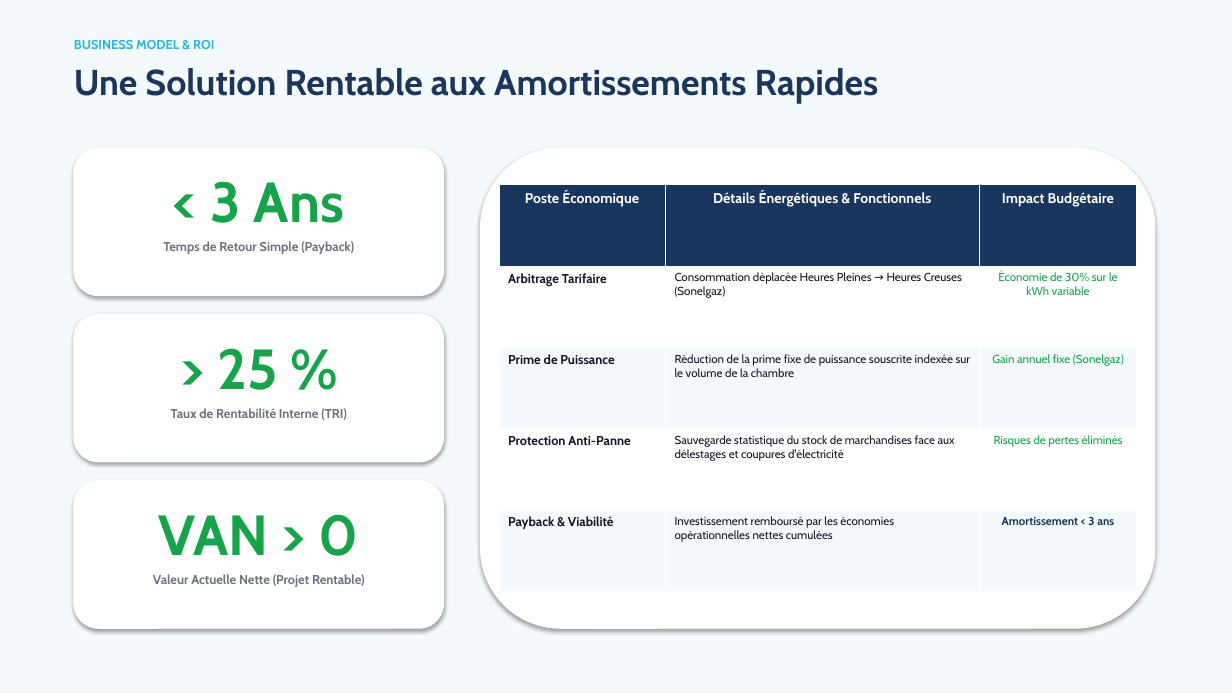
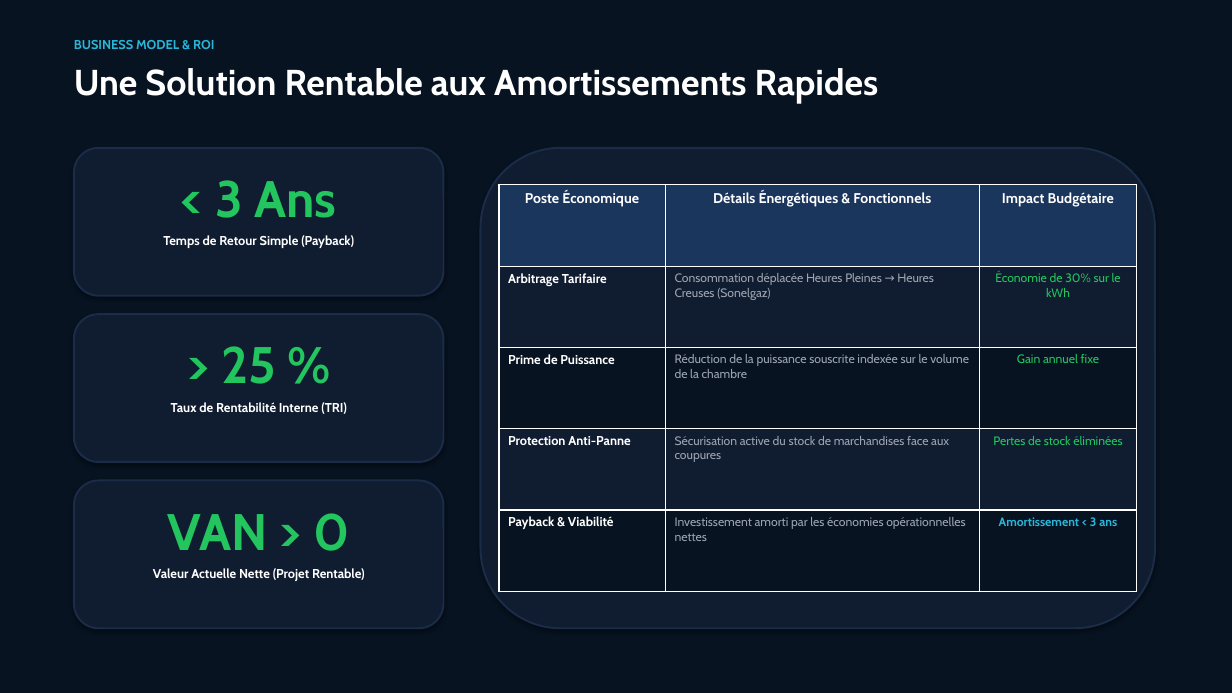
Before and after one commit to Islem-dev31/mcp-tes-simulator, a slide deck: slide 7 of kryodrop_pitch_deck.pptx. Drawn at 1232x693 pixels with LibreOffice and Linux fonts; fonts in the diff are those of the drawing. Boxes give left, top, right and bottom in pixels: in the first picture for what was removed or moved away, otherwise in the second. Text is boxed around its words. In the diff, an @@ line names an element or a change of style, - is before the commit and + after.

```diff
--- a/kryodrop_pitch_deck.pptx
+++ b/kryodrop_pitch_deck.pptx
@@ background #F4FAFC to #071321 @@
@@ text "Une Solution Rentable aux Amortissements ..." at [74,68,878,104]: text colour #1B365D to #FFFFFF @@
@@ fill #FFFFFF to #101C30; outline #FFFFFF 0.75 pt to #1B2C49 1.5 pt in 4 elements at [74,148,444,296], [74,314,444,462], [74,481,444,628], [481,148,1155,628] @@
@@ text "< 3 Ans" at [163,180,354,248]: size 44 to 40 pt, text colour #16A34A to #22C55E in "< 3 Ans"; text colour #6B7280 to #FFFFFF in "Temps de Retour Simple (Payback)" @@
@@ table at [499,185,1137,592] @@
-row 2, column 3: Économie de 30% sur le kWh variable
+row 2, column 3: Économie de 30% sur le kWh
-row 3, column 2: Réduction de la prime fixe de puissance souscrite indexée sur le volume de la chambre
+row 3, column 2: Réduction de la puissance souscrite indexée sur le volume de la chambre
-row 3, column 3: Gain annuel fixe (Sonelgaz)
+row 3, column 3: Gain annuel fixe
-row 4, column 2: Sauvegarde statistique du stock de marchandises face aux délestages et coupures d'électricité
+row 4, column 2: Sécurisation active du stock de marchandises face aux coupures
-row 4, column 3: Risques de pertes éliminés
+row 4, column 3: Pertes de stock éliminées
-row 5, column 2: Investissement remboursé par les économies opérationnelles nettes cumulées
+row 5, column 2: Investissement amorti par les économies opérationnelles nettes
@@ fill #FFFFFF to #101C30 in 6 cells @@
@@ fill #F4FAFC to #071321 in 6 cells @@
@@ text colour #111827 to #FFFFFF in "Arbitrage Tarifaire", "Prime de Puissance", "Protection Anti-Panne", "Payback & Viabilité" @@
@@ size 9 to 9.5 pt in "Consommation déplacée Heures Pleines → Heures Creuses ...", "Amortissement < 3 ans" @@
@@ text colour #111827 to #9CA3AF in "Consommation déplacée Heures Pleines → Heures Creuses ..." @@
@@ text colour #1B365D to #29B6D8 in "Amortissement < 3 ans" @@
@@ text "> 25 %" at [171,346,347,414]: size 44 to 40 pt, text colour #16A34A to #22C55E in "> 25 %"; text colour #6B7280 to #FFFFFF in "Taux de Rentabilité Interne (TRI)" @@
@@ text "VAN > 0" at [153,513,365,581]: size 44 to 40 pt, text colour #16A34A to #22C55E in "VAN > 0"; text colour #6B7280 to #FFFFFF in "Valeur Actuelle Nette (Projet Rentable)" @@
```
Also in this commit, not shown: 7 other slides changed, 2 other files.
